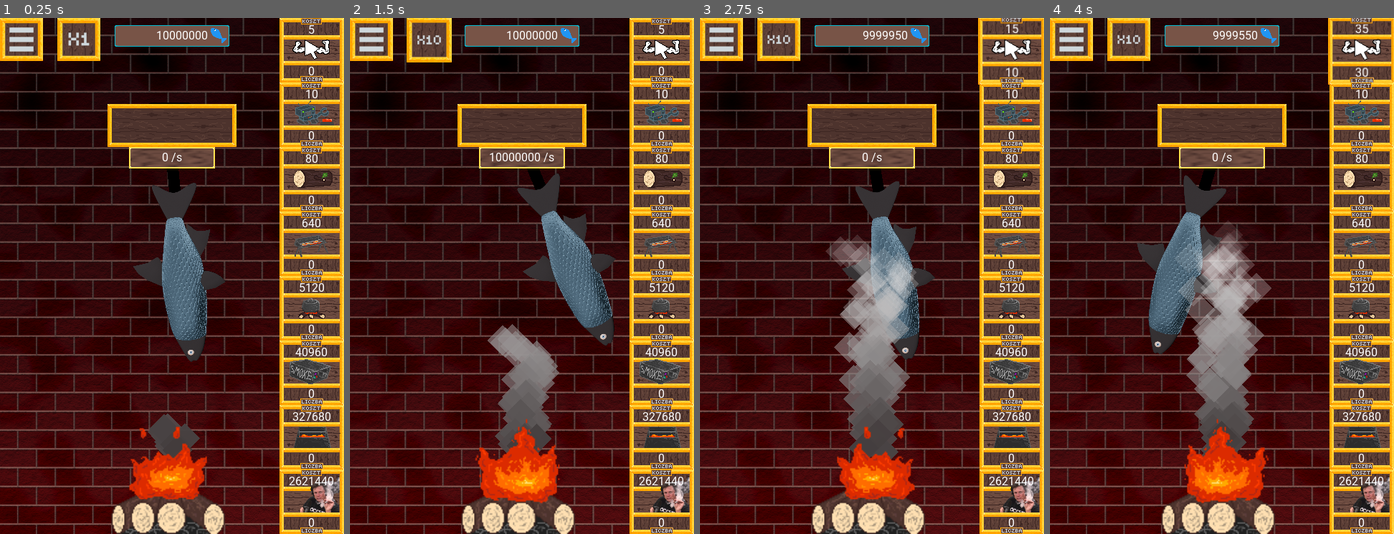
Above: before the commit, frames 1-4 (left to right).
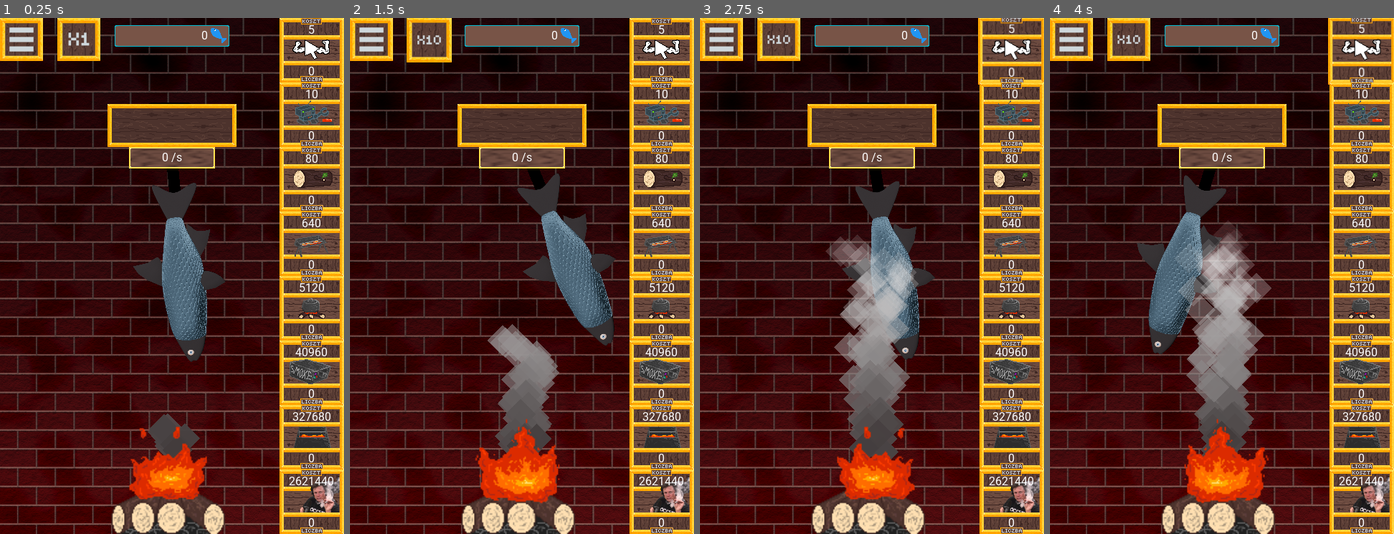
Above: after the commit, the same moments.

Repository: Soleod/GameJam
Game: Godot game, scene res://Main.tscn
Two runs of this game, one before a commit and one after it. Both use one fixed random seed, a clock stepped at 60 frames per second and the inputs below. The engine's default icon, where the game draws it, is replaced by a stand-in: a white triangle on a blue panel in a dark square.
Inputs (mouse positions are in pixels of both pictures, inside the frame that each line leads up to):
- Up to frame 1 (0.25 s): no input
- Up to frame 2 (1.5 s): click (522, 472) at 0.5 s; click (429, 38) at 1.25 s
- Up to frame 3 (2.75 s): click "0" at 2 s
- Up to frame 4 (4 s): click "10" (after the commit: "0") at 2.75 s; click "20" (after the commit: "0") at 3.5 s

The runs differ from the first frame. In frame 1, 0.1% of the frame differs, in the area x 45-59%, y 2-5%; in frame 2, 0.3%, in the area x 40-60%, y 2-28%; in frame 3, 0.2%; in frame 4, 0.2%.

Commit message:
Final FINAL commit xD

Diff:
--- a/WedzarniaSIM/Scenes/Player.gd
+++ b/WedzarniaSIM/Scenes/Player.gd
@@ -2,7 +2,7 @@
 
 var _timer = null
 
-var smoked_fisz_currency: int = 10000000
+var smoked_fisz_currency: int = 0
 var prev_fisz_currency: int = 0
 var fish_per_sec: int = 0
 
Not shown, added: Smoking Hot Fish Clicker.exe
